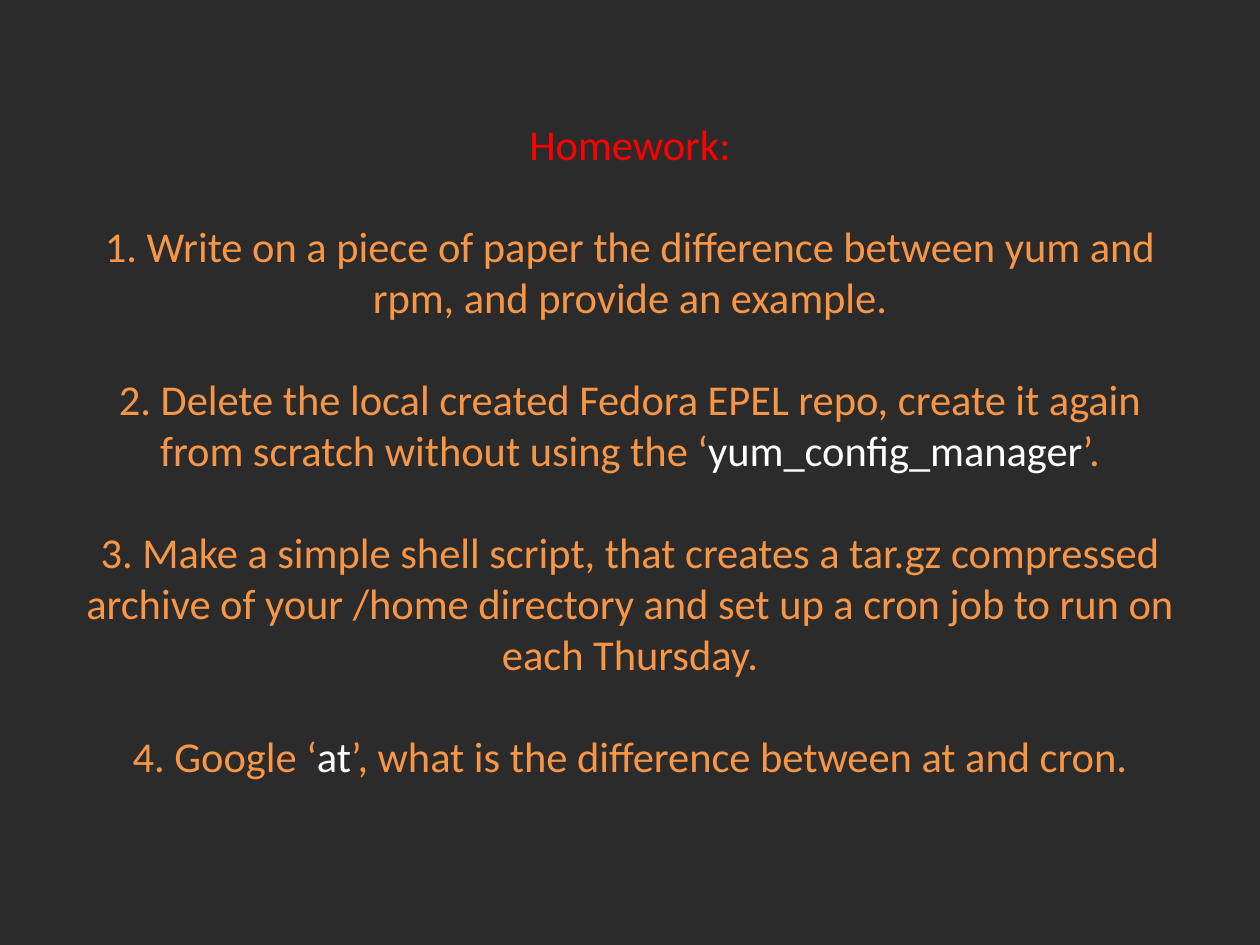
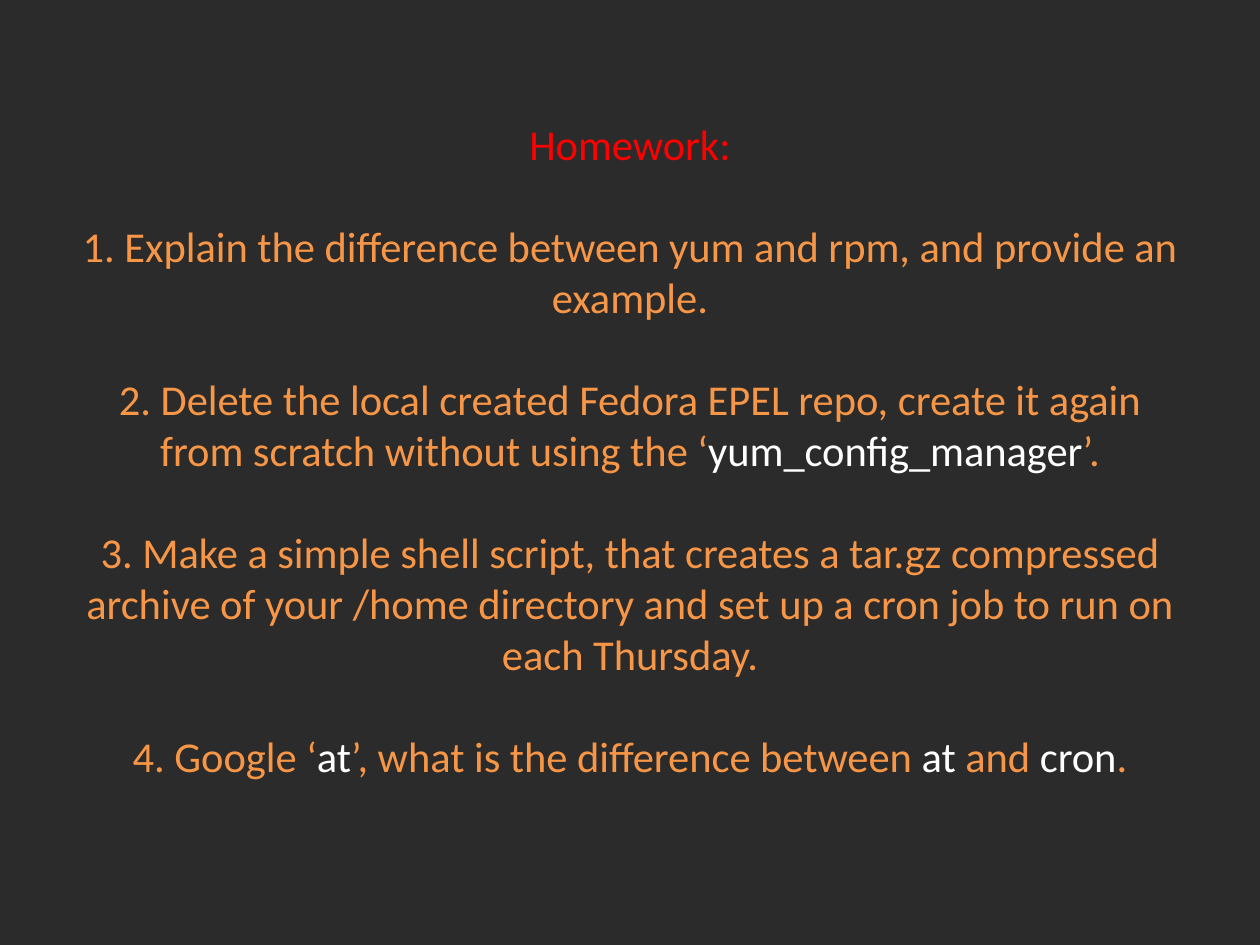
Before and after one commit to Academy-Soft-Intellect/Linux-Course, a slide deck: slide 11 of 09.Softwaremagement_And_Cron/09-SoftwareManagementAndCron.pptx. Drawn at 1260x945 pixels with LibreOffice and Linux fonts; fonts in the diff are those of the drawing; background and template pictures are left out; a plain dark background stands for a picture behind light text. Boxes give left, top, right and bottom in pixels: in the first picture for what was removed or moved away, otherwise in the second. Text is boxed around its words. In the diff, an @@ line names an element or a change of style, - is before the commit and + after.

Commit message:
Yum and cron

```diff
--- a/09.Softwaremagement_And_Cron/09-SoftwareManagementAndCron.pptx
+++ b/09.Softwaremagement_And_Cron/09-SoftwareManagementAndCron.pptx
@@ title at [83, 130, 1177, 780]: text changed @@
-Homework:
-1. Write on a piece of paper the difference between yum and rpm, and provide an example.
-2. Delete the local created Fedora EPEL repo, create it again from scratch without using the ‘yum_config_manager’.
-3. Make a simple shell script, that creates a tar.gz compressed archive of your /home directory and set up a cron job to run on each Thursday.
-4. Google ‘at’, what is the difference between at and cron.
+Homework:
+1. Explain the difference between yum and rpm, and provide an example.
+2. Delete the local created Fedora EPEL repo, create it again from scratch without using the ‘yum_config_manager’.
+3. Make a simple shell script, that creates a tar.gz compressed archive of your /home directory and set up a cron job to run on each Thursday.
+4. Google ‘at’, what is the difference between at and cron.
```
Also in this commit, not shown: 2 other slides changed.
